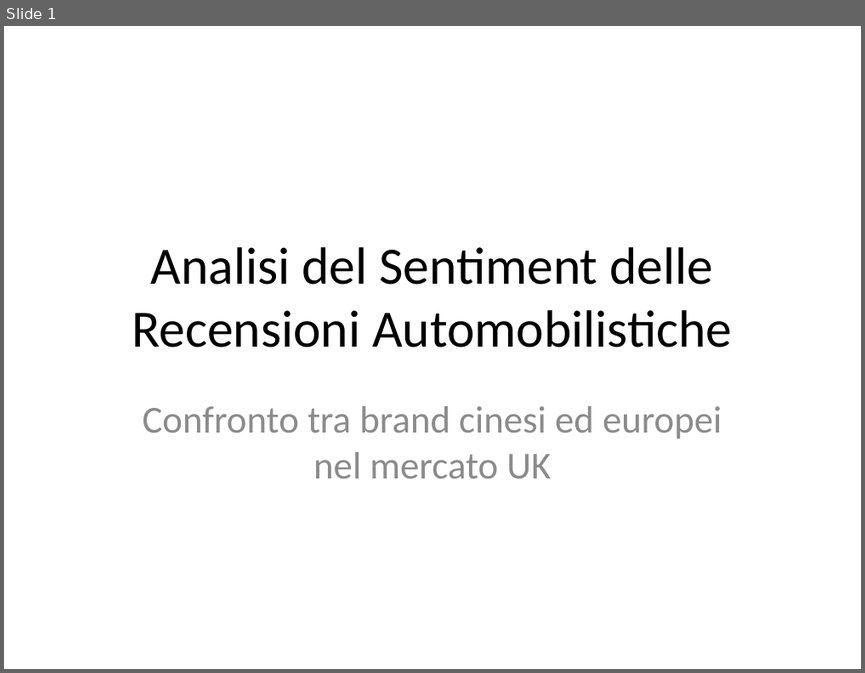
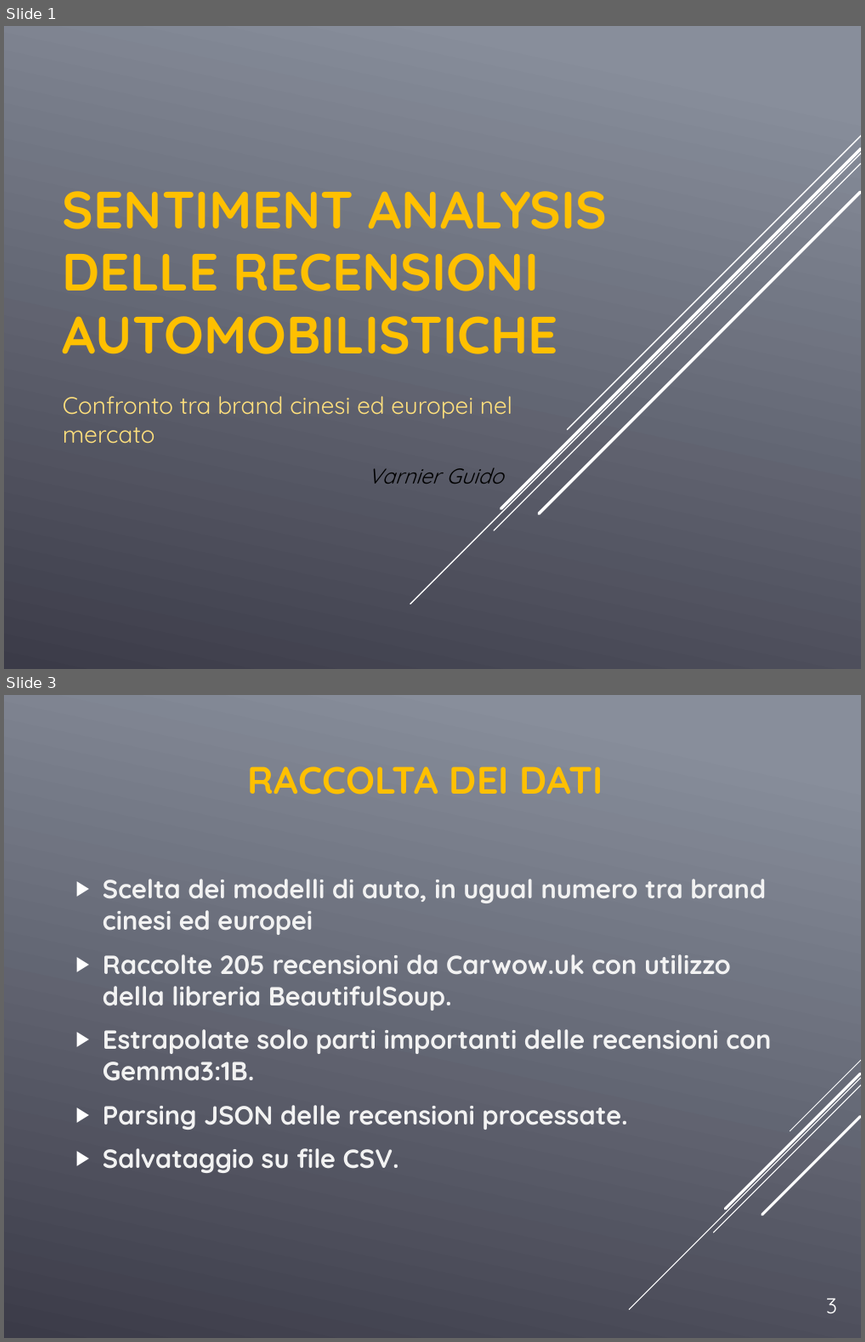
Before and after one commit to GuidoGTX/rossato_job, a slide deck: Analisi_Sentiment_Recensioni.pptx. Shown one above the other, each under a label of ours: slide 1 before the commit, slides 1 and 3 after it; the slides between them are not shown. The pictures are 865x673 and 865x1342 pixels, drawn with LibreOffice and Linux fonts; fonts in the diff are those of the drawing. Boxes give left, top, right and bottom in pixels: in the first picture for what was removed or moved away, otherwise in the second. Text is boxed around its words. In the diff, an @@ line names an element or a change of style, - is before the commit and + after.

```diff
--- a/Analisi_Sentiment_Recensioni.pptx
+++ b/Analisi_Sentiment_Recensioni.pptx
@@ slide 3 added at [4, 695, 861, 1338], background gradient #888E9B to #3C3C49 @@
@@ title added at [248, 766, 604, 794], 32 pt, text #FFC000, bold @@
+RACCOLTA DEI DATI
@@ text added at [103, 879, 771, 1173], 22 pt, text #F2F2F2, bold @@
+▶ Scelta dei modelli di auto, in ugual numero tra brand cinesi ed europei
+▶ Raccolte 205 recensioni da Carwow.uk con utilizzo della libreria BeautifulSoup.
+▶ Estrapolate solo parti importanti delle recensioni con Gemma3:1B.
+▶ Parsing JSON delle recensioni processate.
+▶ Salvataggio su file CSV.
@@ group added at [630, 1060, 861, 1310]: 5 lines @@
@@ text added at [826, 1298, 837, 1313], 18 pt, text #FFFFFF @@
+3
@@ slide 1 changed as well @@
@@ background #FFFFFF to gradient #888E9B to #3C3C49 @@
@@ title "SENTIMENT ANALYSIS DELLE RECENSIONI AUTOMOBILISTICHE" at [63, 191, 607, 354]: vertical alignment middle to bottom @@
@@ title at [63, 191, 607, 354]: text changed; font Calibri to Quicksand; text colour #000000 to #FFC000; bold on @@
-Analisi del Sentiment delle Recensioni Automobilistiche
+SENTIMENT ANALYSIS DELLE RECENSIONI AUTOMOBILISTICHE
@@ group added at [410, 136, 861, 603]: 5 lines @@
@@ subtitle at [63, 396, 512, 443]: text changed; size 32 to 20 pt; font Calibri to Quicksand; text colour #8C8C8C to #FFE07D @@
-Confronto tra brand cinesi ed europei nel mercato UK
+Confronto tra brand cinesi ed europei nel mercato
@@ text added at [368, 468, 503, 483], 18 pt, text #000000, italic @@
+Varnier Guido
```
Also in this commit, not shown: 7 other slides added, 4 slides removed.
